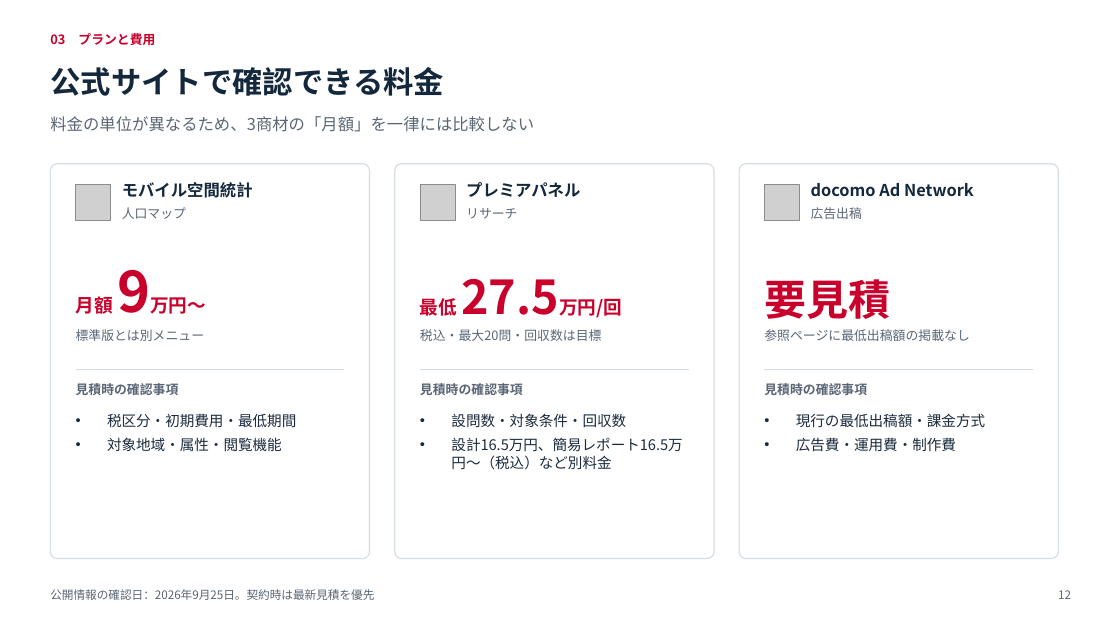
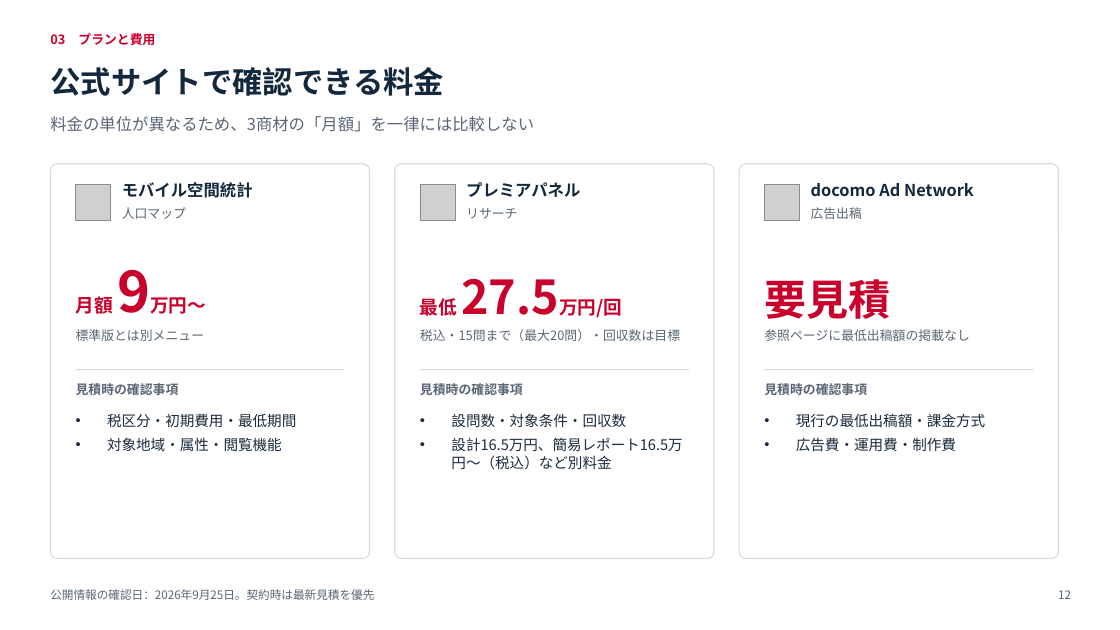
Before and after one commit to ftrugby04-beep/tatsupot, a slide deck: slide 12 of docs/sales/docomo_3商材_チーム営業提案_改訂版.pptx. Drawn at 1120x630 pixels with LibreOffice and Linux fonts; fonts in the diff are those of the drawing; grey boxes stand for pictures. Boxes give left, top, right and bottom in pixels: in the first picture for what was removed or moved away, otherwise in the second. Text is boxed around its words. In the diff, an @@ line names an element or a change of style, - is before the commit and + after.

```diff
--- a/docs/sales/docomo_3商材_チーム営業提案_改訂版.pptx
+++ b/docs/sales/docomo_3商材_チーム営業提案_改訂版.pptx
@@ text at (x1=420, y1=329, x2=680, y2=341): text changed @@
-税込・最大20問・回収数は目標
+税込・15問まで（最大20問）・回収数は目標
```
Also in this commit, not shown: 5 other files.
